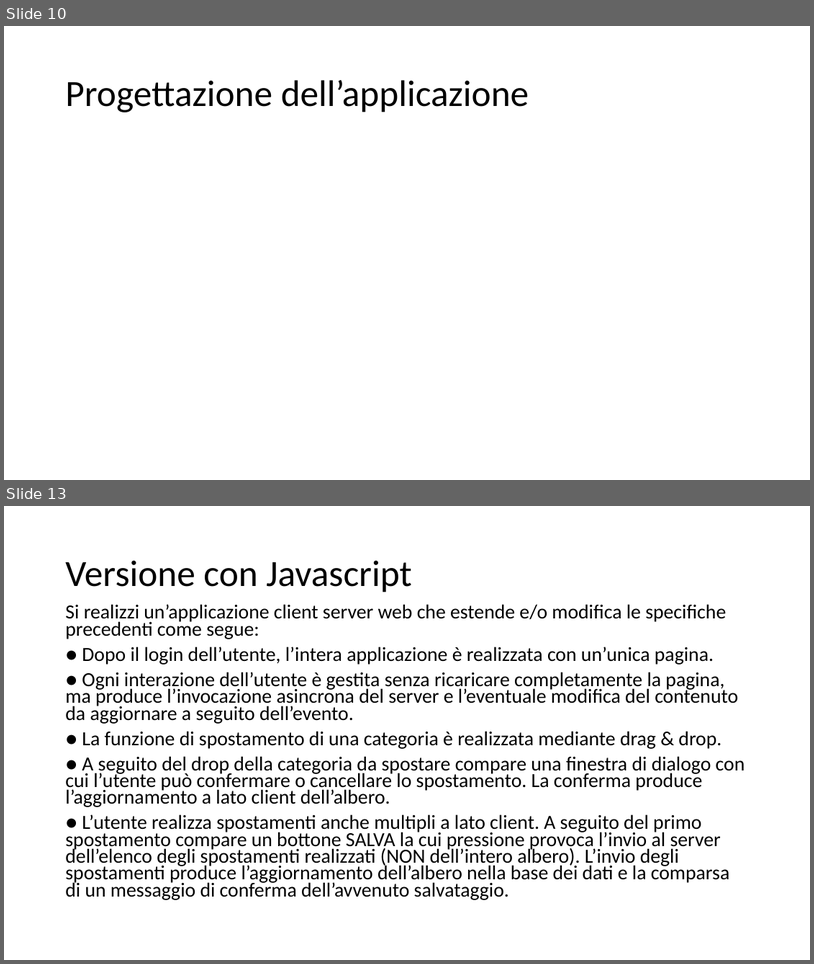
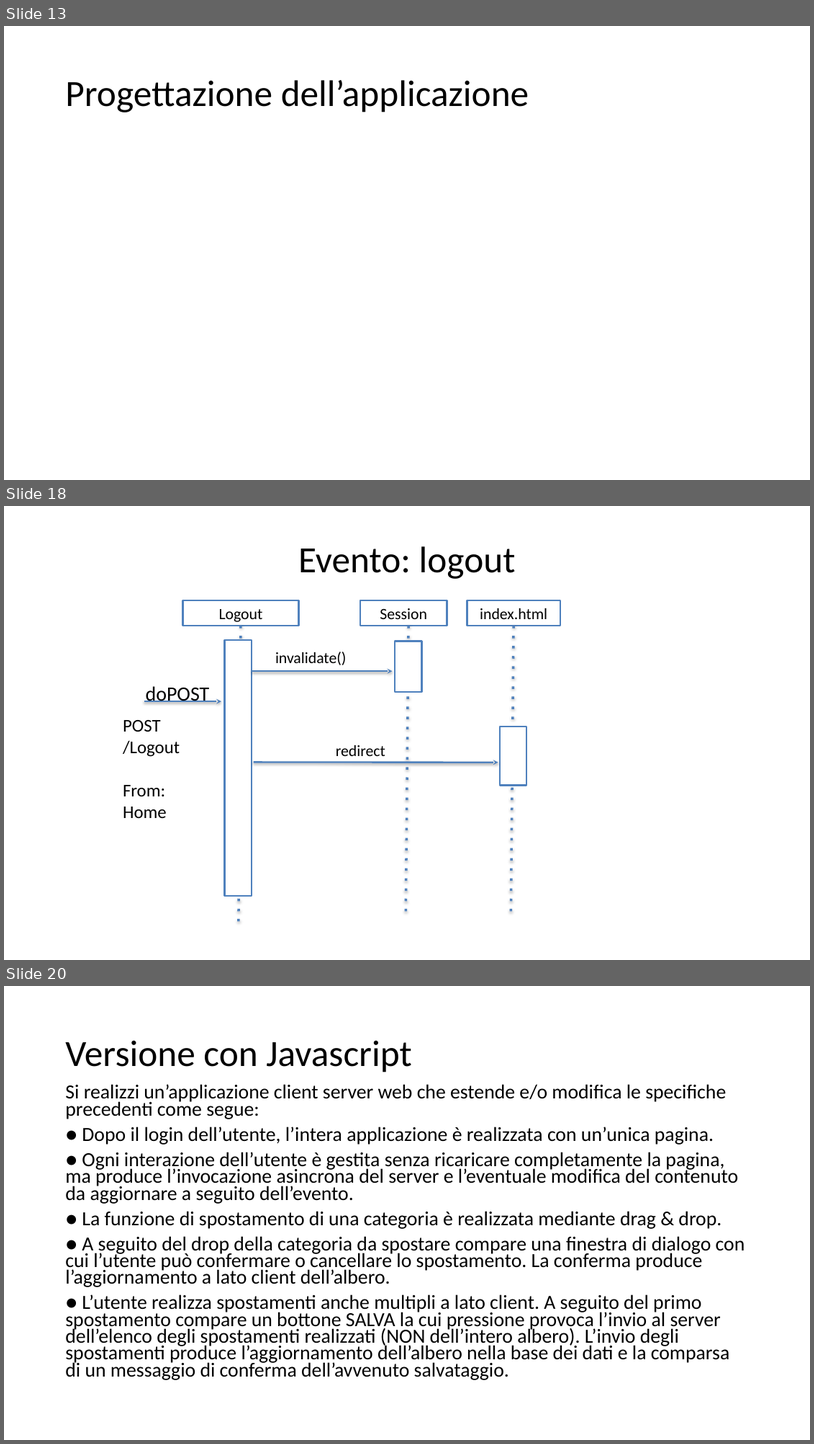
Before and after one commit to Trixyz28/TIW-ImgCatalog, a slide deck: Documents/TIWProject.pptx. Shown one above the other, each under a label of ours: slides 10 and 13 before the commit, slides 13, 18 and 20 after it; the slides between them are not shown. The pictures are 814x964 and 814x1444 pixels, drawn with LibreOffice and Linux fonts; fonts in the diff are those of the drawing. Boxes give left, top, right and bottom in pixels: in the first picture for what was removed or moved away, otherwise in the second. Text is boxed around its words. In the diff, an @@ line names an element or a change of style, - is before the commit and + after.

Commit message:
Category list (Home Page)

```diff
--- a/Documents/TIWProject.pptx
+++ b/Documents/TIWProject.pptx
@@ slide 18 added at (x1=4, y1=506, x2=810, y2=960), background #FFFFFF @@
@@ title added at (x1=298, y1=546, x2=516, y2=579), 44 pt, text #000000 @@
+Evento: logout
@@ rectangle added at (x1=183, y1=600, x2=299, y2=626), fill #FFFFFF, outline #4F81BD 2 pt, 18.7 pt, text #000000 @@
+Logout
@@ rectangle added at (x1=360, y1=600, x2=447, y2=626), fill #FFFFFF, outline #4F81BD 2 pt, 18.7 pt, text #000000 @@
+Session
@@ rectangle added at (x1=468, y1=600, x2=561, y2=626), fill #FFFFFF, outline #4F81BD 2 pt, 18.7 pt, text #000000 @@
+index.html
@@ line added from (241, 626) to (239, 923), #4F81BD 3 pt dashed @@
@@ line added from (409, 626) to (406, 913), #4F81BD 3 pt dashed @@
@@ line added from (514, 626) to (512, 913), #4F81BD 3 pt dashed @@
@@ rectangle added at (x1=225, y1=640, x2=252, y2=896), fill #FFFFFF, outline #4F81BD 2 pt @@
@@ text added at (x1=275, y1=651, x2=346, y2=665), 18.7 pt, text #000000 @@
+invalidate()
@@ rectangle added at (x1=396, y1=641, x2=422, y2=692), fill #FFFFFF, outline #4F81BD 2 pt @@
@@ arrow added from (252, 671) to (392, 671), #4F81BD 2 pt @@
@@ text added at (x1=146, y1=686, x2=210, y2=702), 24 pt, text #000000 @@
+doPOST
@@ text added at (x1=123, y1=720, x2=180, y2=818), 21.3 pt, text #000000 @@
+POST
+/Logout
+From: Home
@@ arrow added from (144, 701) to (221, 701), #4F81BD 2 pt @@
@@ rectangle added at (x1=500, y1=726, x2=527, y2=785), fill #FFFFFF, outline #4F81BD 2 pt @@
@@ arrow added from (254, 762) to (498, 762), #4F81BD 2 pt @@
@@ text added at (x1=336, y1=745, x2=386, y2=756), 18.7 pt, text #000000 @@
+redirect
@@ what was slide 10 is now slide 13 @@
@@ what was slide 13 is now slide 20 @@
```
Also in this commit, not shown: 3 slides changed, 8 other slides added, 2 slides removed, 11 other files.
